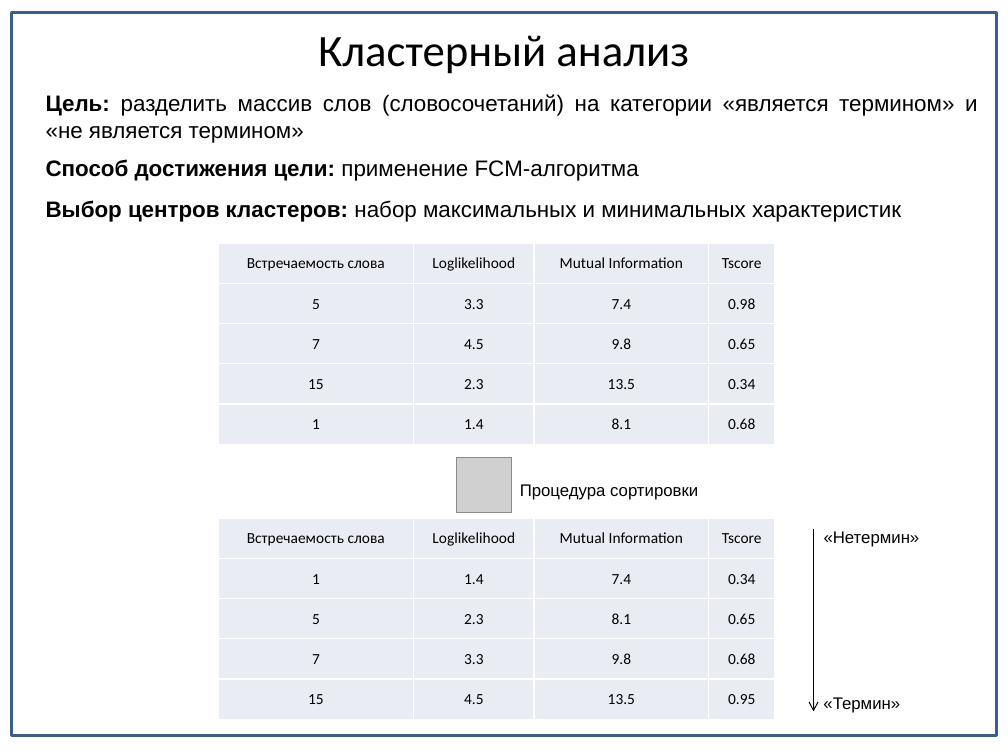
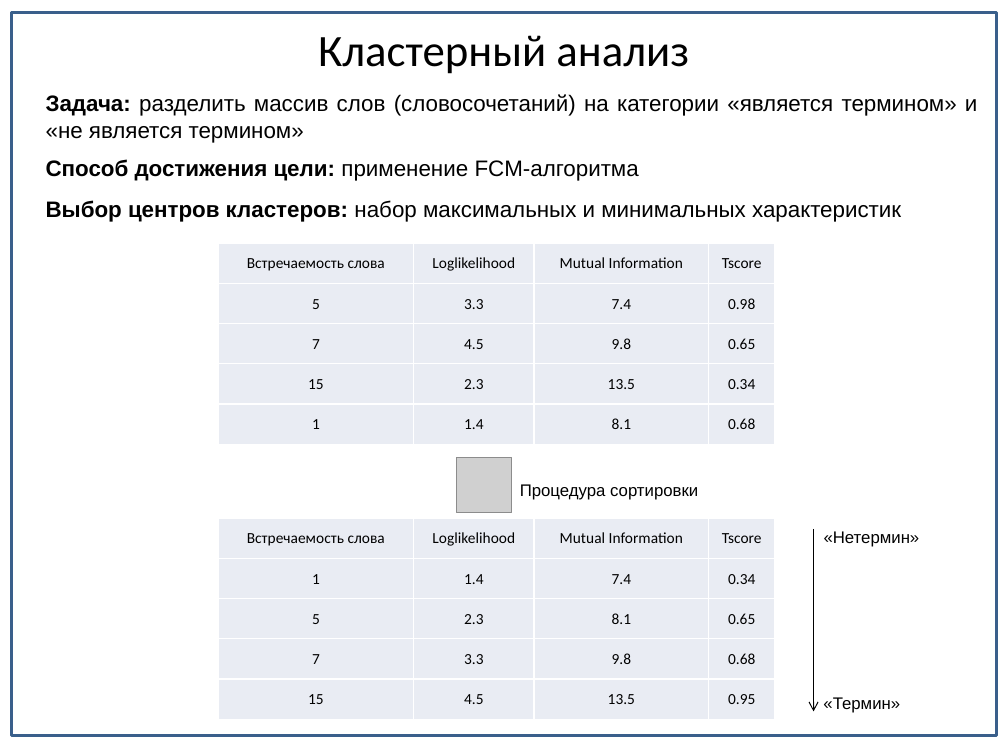
Before and after one commit to CrazyBread/TextHandler, a slide deck: slide 2 of Документы/Презентация.pptx. Drawn at 1008x756 pixels with LibreOffice and Linux fonts; fonts in the diff are those of the drawing; grey boxes stand for pictures. Boxes give left, top, right and bottom in pixels: in the first picture for what was removed or moved away, otherwise in the second. Text is boxed around its words. In the diff, an @@ line names an element or a change of style, - is before the commit and + after.

```diff
--- a/Документы/Презентация.pptx
+++ b/Документы/Презентация.pptx
@@ text at bbox=[46, 94, 977, 143]: text changed @@
-Цель: разделить массив слов (словосочетаний) на категории «является термином» и «не является термином»
+Задача: разделить массив слов (словосочетаний) на категории «является термином» и «не является термином»
```
Also in this commit, not shown: 5 other slides changed, 1 slide added, 1 other file.
